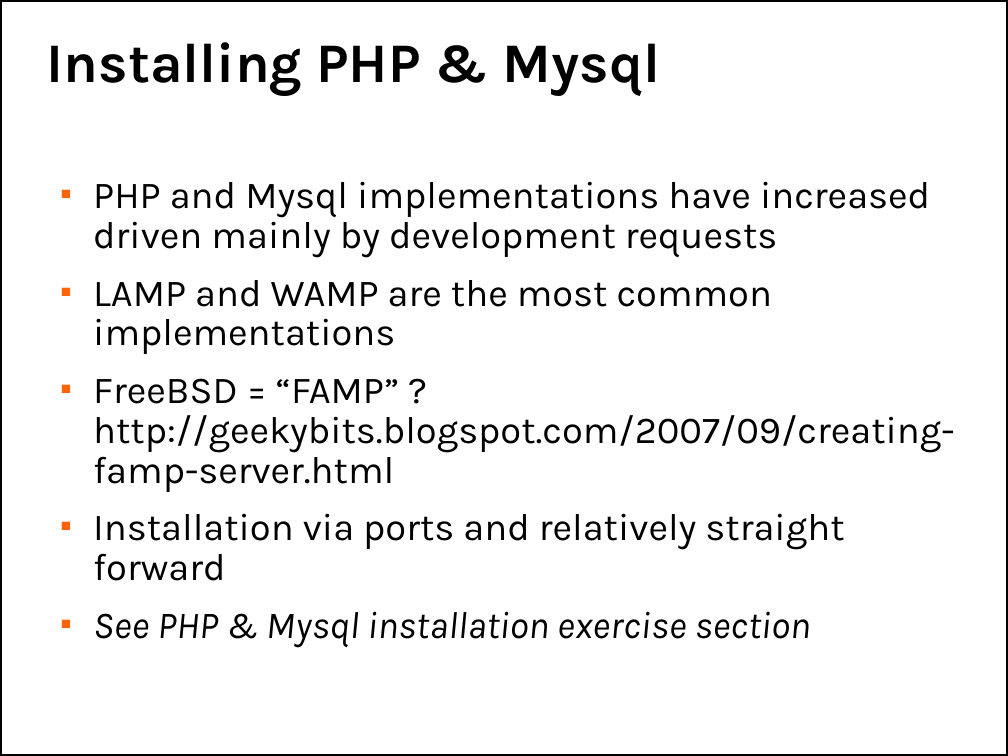
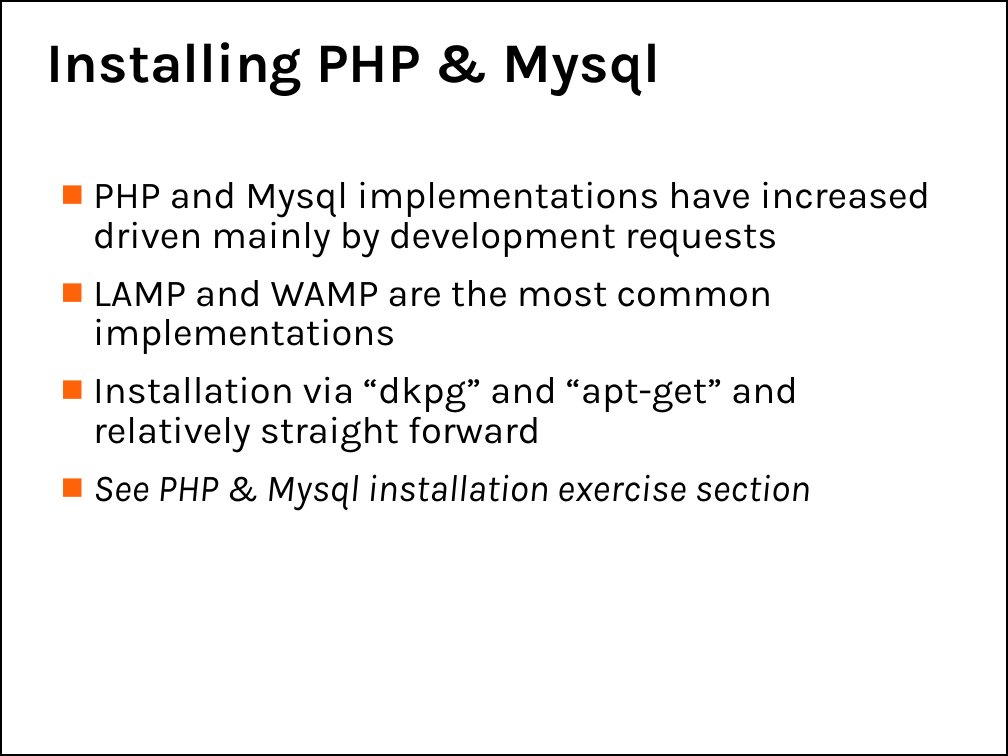
Before and after one commit to afnog/afnog.github.io, a slide deck: slide 13 of sse/apache/apache.ppt. Drawn at 1008x756 pixels with LibreOffice and Linux fonts; fonts in the diff are those of the drawing; background and template pictures are left out. Boxes give left, top, right and bottom in pixels: in the first picture for what was removed or moved away, otherwise in the second. Text is boxed around its words. In the diff, an @@ line names an element or a change of style, - is before the commit and + after.

```diff
--- a/sse/apache/apache.ppt
+++ b/sse/apache/apache.ppt
@@ text at (93,376,797,453): text changed @@
-■ FreeBSD = “FAMP” ? http://geekybits.blogspot.com/2007/09/creating-famp-server.html
-■ Installation via ports and relatively straight forward
+■ Installation via “dkpg” and “apt-get” and relatively straight forward
```
Also in this commit, not shown: 4 other slides changed, 1 slide added, 1 slide removed, 1 other file.
